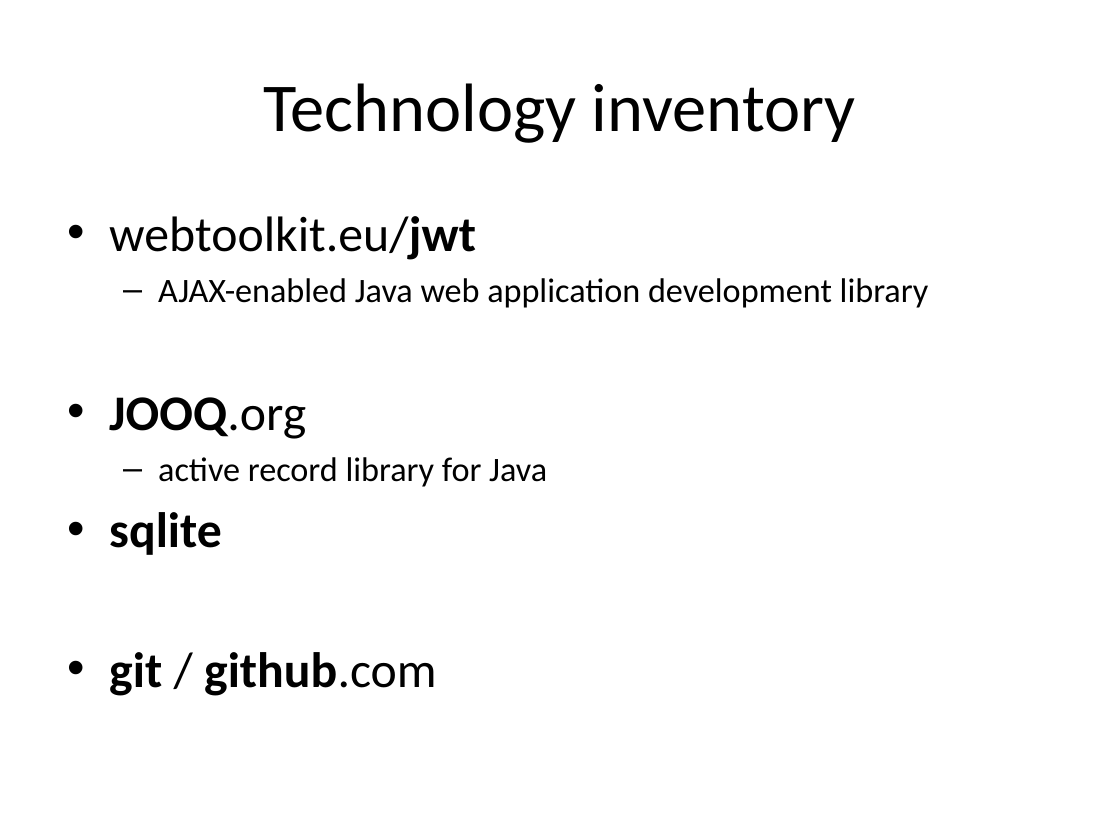
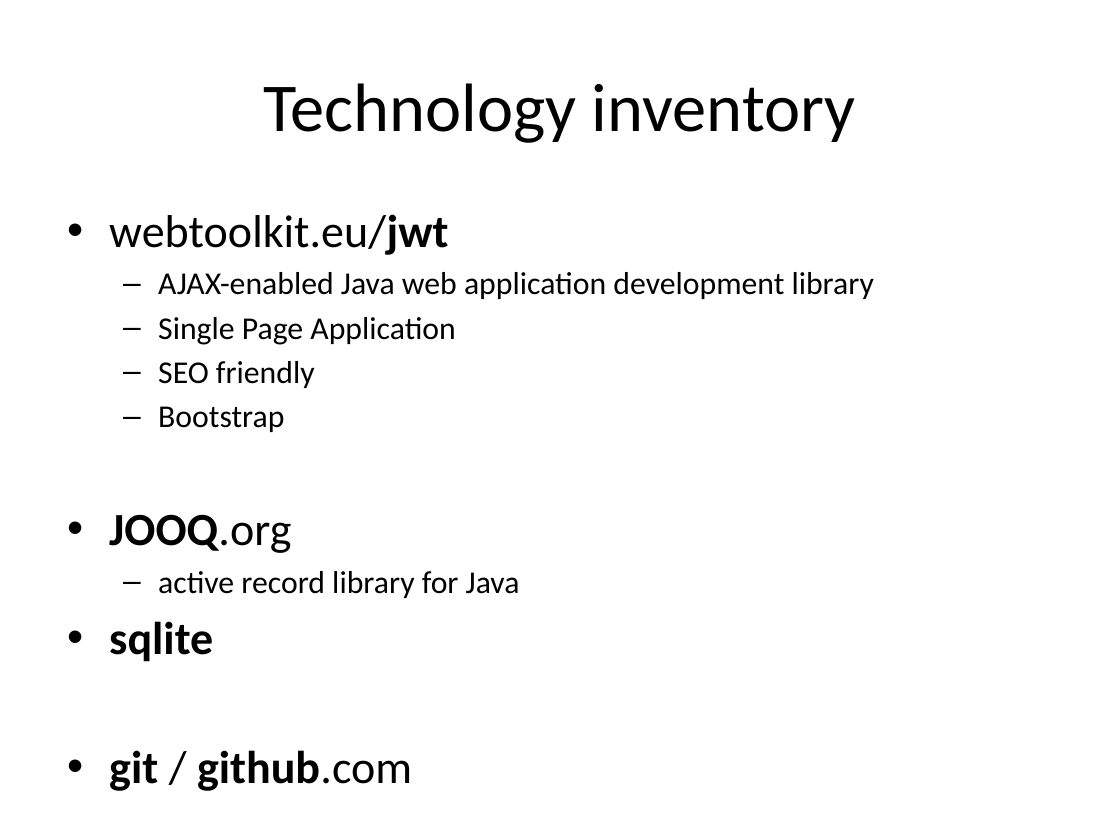
Before and after one commit to plibin-vub/WIS-project, a slide deck: slide 33 of doc/deliverables/presentation-1/WISPresentatie.pptx. Drawn at 1120x840 pixels with LibreOffice and Linux fonts; fonts in the diff are those of the drawing. Boxes give left, top, right and bottom in pixels: in the first picture for what was removed or moved away, otherwise in the second. Text is boxed around its words. In the diff, an @@ line names an element or a change of style, - is before the commit and + after.

```diff
--- a/doc/deliverables/presentation-1/WISPresentatie.pptx
+++ b/doc/deliverables/presentation-1/WISPresentatie.pptx
@@ text at [109, 214, 874, 791]: size 32 to 29.6 pt in "webtoolkit.eu/jwt", "JOOQ.org", "sqlite", "git / github.com"; size 22 to 20.4 pt in "AJAX-enabled Java web application development library", "active record library for Java" @@
@@ text at [158, 317, 455, 432]: paragraphs added @@
+  – Single Page Application
+  – SEO friendly
+  – Bootstrap
```
Also in this commit, not shown: 2 other slides changed.
